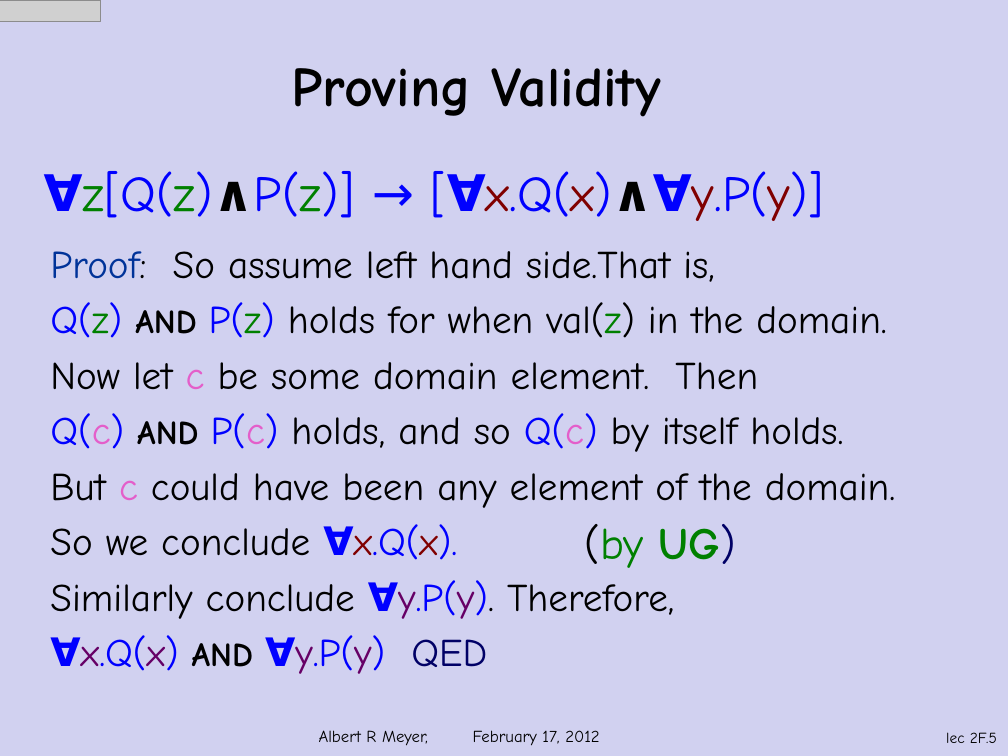
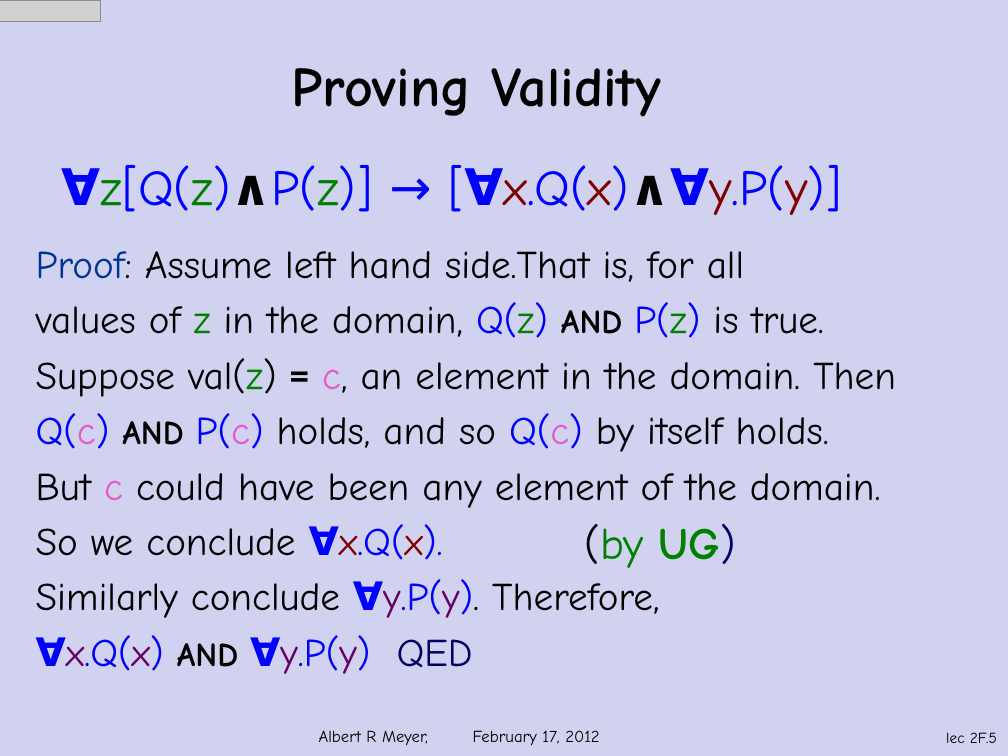
Before and after one commit to armeyer/mcs_web, a slide deck: slide 5 of spring12/slidesS12/predicate-logic2.pptx. Drawn at 1008x756 pixels with LibreOffice and Linux fonts; fonts in the diff are those of the drawing; grey boxes stand for pictures; background and template pictures are left out. Boxes give left, top, right and bottom in pixels: in the first picture for what was removed or moved away, otherwise in the second. Text is boxed around its words. In the diff, an @@ line names an element or a change of style, - is before the commit and + after.

```diff
--- a/spring12/slidesS12/predicate-logic2.pptx
+++ b/spring12/slidesS12/predicate-logic2.pptx
@@ text "∀z[Q(z)∧P(z)] → [∀x.Q(x)∧∀y.P(y)]": place and size @@
-text "∀z[Q(z)∧P(z)] → [∀x.Q(x)∧∀y.P(y)]" at (44, 171, 824, 221)
+text "∀z[Q(z)∧P(z)] → [∀x.Q(x)∧∀y.P(y)]" at (61, 165, 841, 215)
@@ text "Proof: Assume left hand side.That ...": place and size @@
-text "Proof: Assume left hand side.That ..." at (50, 251, 896, 674)
+text "Proof: Assume left hand side.That ..." at (36, 251, 896, 674)
@@ text at (36, 251, 896, 397): text changed @@
-Proof: So assume left hand side.That is,
-Q(z) AND P(z) holds for when val(z) in the domain.
-Now let c be some domain element. Then
+Proof: Assume left hand side.That is, for all
+values of z in the domain, Q(z) AND P(z) is true.
+Suppose val(z) = c, an element in the domain. Then
```
Also in this commit, not shown: 1 other file.
